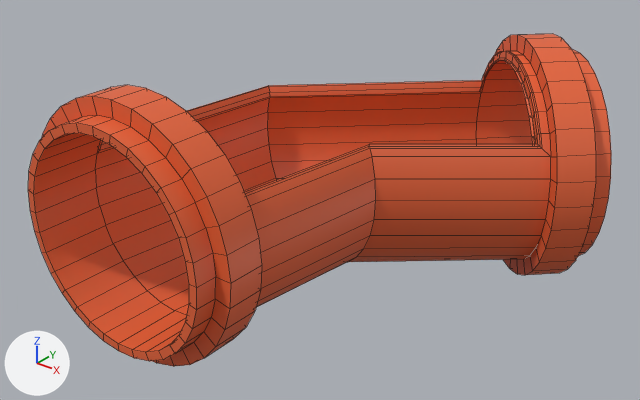
The Blender file Assets/Game/Models/ModularEnvironment/UnionY.blend as it was, and as the next commit left it.
The view is the same before and after, from a 50 mm lens placed at (2.56, -2.85, 3.69), pointed at (0.26, 0.01, 1.92). The axes (+X, +Y, +Z) are drawn at lower left. The lights are the same throughout. Mesh edges are drawn as thin lines.

The first picture shows 'UnionY'.
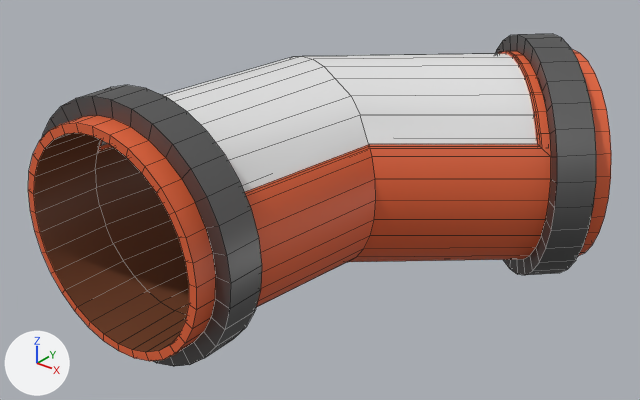
Edits to the bpy script that builds the scene:
```text
Add mat_oscuro:
    mat_oscuro = principled_material('Oscuro')
    mat_oscuro.base_color = (0.179, 0.0558, 0.0218)  # brown #754329
Add mat_gris:
    mat_gris = principled_material('Gris')
    mat_gris.base_color = (0.184, 0.184, 0.184)  # grey #777777
    mat_gris.metallic = 0.85
Add mat_vidrio:
    mat_vidrio = principled_material('Vidrio')
    mat_vidrio.base_color = (0.8, 0.8, 0.8)  # white #e7e7e7
Change me_uniony:
    where me_uniony.from_pydata(...)  # 630 vertices, 632 faces; spans x -1.36..0.57, y 1.44..2.59, z -0.99..1.36
    used by ob_uniony; location = (0.0, 0.0, 0.0); rotation_euler = (1.571, 0.0, 3.142), in degrees (90, 0, 180)
    me_uniony part 1: 32 of the faces centred in x -1.22..-0.57, y 1.56..2.47, z 0.57..1.21 switch from mat_material_002 (orange #e76437) to mat_oscuro (brown #754329)
    me_uniony part 2: 32 of the faces centred in x -0.46..0.46, y 1.56..2.47, z -0.84 switch from mat_material_002 (orange #e76437) to mat_oscuro (brown #754329)
    me_uniony part 3: 22 of the faces centred in x -0.5..0.4, y 1.56..2.2, z -0.33..-0.17 switch from mat_material_002 (orange #e76437) to mat_oscuro (brown #754329)
    me_uniony part 4: 21 of the faces centred in x -0.82..-0.06, y 1.56..2.2, z 0.23..0.72 switch from mat_material_002 (orange #e76437) to mat_oscuro (brown #754329)
    me_uniony part 5: 96 of the faces centred in x -1.31..-0.44, y 1.45..2.59, z 0.44..1.31 switch from mat_material_002 (orange #e76437) to mat_gris (grey #777777)
    me_uniony part 6: 96 of the faces centred in x -0.57..0.57, y 1.45..2.59, z -0.9..-0.73 switch from mat_material_002 (orange #e76437) to mat_gris (grey #777777)
Add me_uniony_001:
    me_uniony_001.from_pydata(...)  # 69 vertices, 42 faces; spans x -1.12..0.43, y 2.19..2.51, z -0.73..1.09
    me_uniony_001.polygons.foreach_set('use_smooth', [True] * 42)
    me_uniony_001.materials.append(mat_vidrio)  # white #e7e7e7
Add ob_uniony_001:
    ob_uniony_001 = bpy.data.objects.new('UnionY.001', me_uniony_001)
    ob_uniony_001.location = (0.0, 0.0, 0.0)
    ob_uniony_001.rotation_euler = (1.571, 0.0, 3.142)  # degrees (90, 0, 180)
```

Changed parts and their boxes [x1, y1, x2, y2] in the pictures (640 x 400 px):
'UnionY.001', added
    after: [101, 53, 537, 192]
part 1 of me_uniony, recoloured
    before: [476, 60, 532, 144]
part 2 of me_uniony, recoloured (orange to brown)
    both: [34, 133, 186, 352]
part 3 of me_uniony, recoloured
    both: [95, 147, 189, 315]
part 4 of me_uniony, recoloured
    before: [267, 91, 481, 180]
part 5 of me_uniony, recoloured (orange to grey)
    both: [495, 34, 596, 275]
part 6 of me_uniony, recoloured (orange to grey)
    both: [42, 85, 262, 366]
